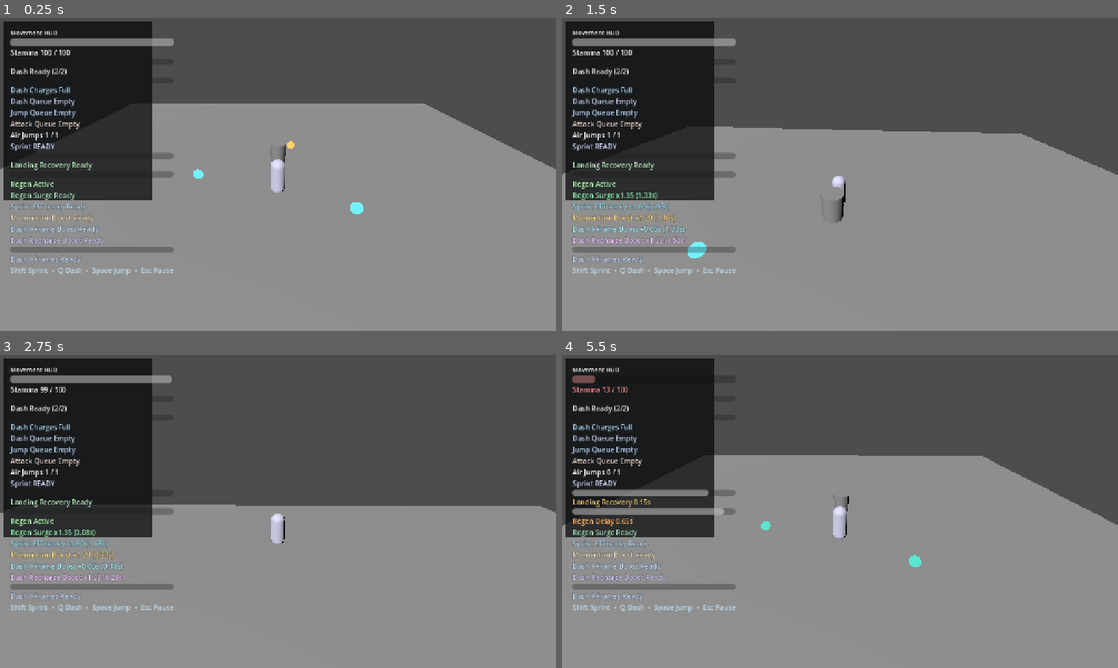
Above: before the commit, frames 1-4 (two rows, left to right).
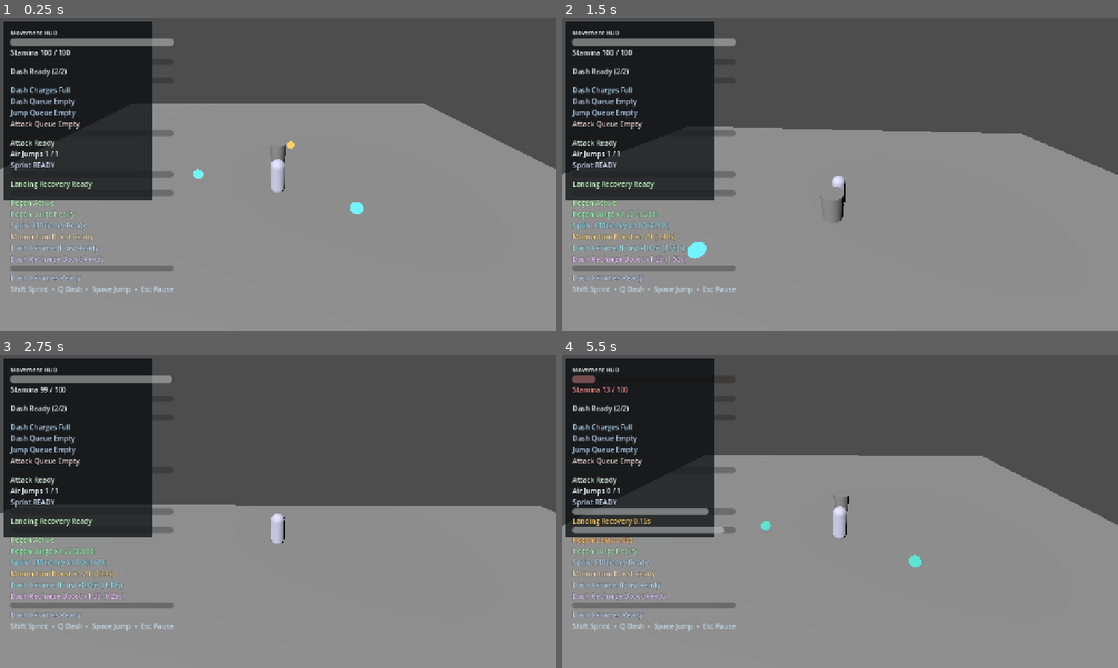
Above: after the commit, the same moments.

Repository: thegoatleroyjenkins/arpg-game
Game: Godot game, scene res://prototype3d/main_3d.tscn
The game is run twice, just before and just after one commit, with the same random seed, the same clock (stepped at 60 frames per second) and the same inputs. This scene is started directly instead of the project's main scene.
Inputs (mouse positions are in pixels of both pictures, inside the frame that each line leads up to):
- Up to frame 1 (0.25 s): no input
- Up to frame 2 (1.5 s): tap Enter (ui_accept) at 0.5 s; move the mouse to (867, 174) at 0.52 s; press the mouse at (867, 174) at 0.53 s; hold W (move_up) from 0.53 s (still down); tap Space (jump) at 0.77 s; move the mouse to (812, 174) at 1.27 s; release the mouse at (812, 174) at 1.28 s; click (812, 174) at 1.35 s
- Up to frame 3 (2.75 s): keep holding W (move_up); tap Space (jump) at 1.52 s; move the mouse to (289, 505) at 2.02 s; press the mouse at (289, 505) at 2.03 s; tap R (camera_recenter) at 2.1 s
- Up to frame 4 (5.5 s): keep holding W (move_up); move the mouse to (834, 517) at 2.77 s; release the mouse at (834, 517) at 2.78 s; tap Q (dash) at 2.85 s; tap Space (jump) at 3.02, 3.77, 4.52 s; click (834, 517) at 3.05 s; move the mouse to (878, 514) at 3.52 s; hold Shift (sprint) 3.53-4.28 s; click (878, 514) at 3.8 s; move the mouse to (795, 508) at 4.27 s; click (795, 508) at 4.35 s; move the mouse to (845, 511) at 5.02 s; press the mouse at (845, 511) at 5.03 s

The runs differ from the first frame. In frame 1, 3.4% of the frame differs, in the area x 1-32%, y 35-89%; in frame 2, 4.0%; in frame 3, 3.9%; in frame 4, 4.4%.

Commit message:
Add 3D light-attack cooldown HUD telemetry

Diff:
--- a/prototype3d/player_3d.gd
+++ b/prototype3d/player_3d.gd
@@ -16,6 +16,7 @@
 signal dash_buffer_changed(remaining: float, max_value: float)
 signal jump_buffer_changed(remaining: float, max_value: float)
 signal attack_buffer_changed(remaining: float, max_value: float)
+signal light_attack_cooldown_changed(remaining: float, max_value: float)
 signal dash_charges_changed(current: int, max_value: int)
 signal dash_charge_recharge_changed(remaining: float, max_value: float)
 signal air_jumps_changed(current: int, max_value: int)
@@ -116,6 +117,7 @@
 	_emit_dash_buffer_changed()
 	_emit_jump_buffer_changed()
 	_emit_attack_buffer_changed()
+	_emit_light_attack_cooldown_changed()
 	_emit_air_jumps_changed()
 	_emit_sprint_state_changed(true)
 	_emit_landing_recovery_changed()
@@ -155,7 +157,10 @@
 
 func _physics_process(delta: float) -> void:
 	var was_on_floor := is_on_floor()
+	var previous_light_attack_cooldown_left: float = light_attack_cooldown_left
 	light_attack_cooldown_left = max(0.0, light_attack_cooldown_left - delta)
+	if absf(previous_light_attack_cooldown_left - light_attack_cooldown_left) > 0.0001:
+		_emit_light_attack_cooldown_changed()
 	light_attack_lunge_left = max(0.0, light_attack_lunge_left - delta)
 	if light_attack_buffer_left > 0.0:
 		light_attack_buffer_left = max(0.0, light_attack_buffer_left - delta)
@@ -1074,6 +1079,7 @@
 		return false
 
 	light_attack_cooldown_left = max(0.01, light_attack_cooldown)
+	_emit_light_attack_cooldown_changed()
 	_start_light_attack_lunge(targets[0])
 	var cleave_falloff: float = clamp(tuning.light_attack_cleave_falloff_per_target, 0.0, 1.0)
 	var cleave_min_multiplier: float = clamp(tuning.light_attack_cleave_min_multiplier, 0.1, 1.0)
@@ -1199,6 +1205,12 @@
 func _emit_attack_buffer_changed() -> void:
 	attack_buffer_changed.emit(light_attack_buffer_left, _attack_buffer_max())
 
+func _light_attack_cooldown_max() -> float:
+	return max(0.01, max(0.0, light_attack_cooldown))
+
+func _emit_light_attack_cooldown_changed() -> void:
+	light_attack_cooldown_changed.emit(light_attack_cooldown_left, _light_attack_cooldown_max())
+
 func _emit_air_jumps_changed() -> void:
 	air_jumps_changed.emit(air_jumps_left, max(0, tuning.max_air_jumps))
 
--- a/prototype3d/stamina_hud_3d.gd
+++ b/prototype3d/stamina_hud_3d.gd
@@ -11,6 +11,8 @@
 @onready var dash_buffer_label: Label = $MarginContainer/VBoxContainer/DashBufferLabel
 @onready var jump_buffer_label: Label = get_node_or_null("MarginContainer/VBoxContainer/JumpBufferLabel") as Label
 @onready var attack_buffer_label: Label = get_node_or_null("MarginContainer/VBoxContainer/AttackBufferLabel") as Label
+@onready var attack_cooldown_bar: ProgressBar = get_node_or_null("MarginContainer/VBoxContainer/AttackCooldownBar") as ProgressBar
+@onready var attack_cooldown_label: Label = get_node_or_null("MarginContainer/VBoxContainer/AttackCooldownLabel") as Label
 @onready var air_jump_label: Label = $MarginContainer/VBoxContainer/AirJumpLabel
 @onready var sprint_state_label: Label = $MarginContainer/VBoxContainer/SprintStateLabel
 @onready var landing_recovery_bar: ProgressBar = $MarginContainer/VBoxContainer/LandingRecoveryBar
@@ -57,6 +59,9 @@
 	if not player.has_signal("attack_buffer_changed"):
 		push_warning("StaminaHud3D target does not expose attack_buffer_changed signal")
 		return
+	if not player.has_signal("light_attack_cooldown_changed"):
+		push_warning("StaminaHud3D target does not expose light_attack_cooldown_changed signal")
+		return
 	if not player.has_signal("dash_charges_changed"):
 		push_warning("StaminaHud3D target does not expose dash_charges_changed signal")
 		return
@@ -103,6 +108,7 @@
 	player.dash_buffer_changed.connect(_on_dash_buffer_changed)
 	player.jump_buffer_changed.connect(_on_jump_buffer_changed)
 	player.attack_buffer_changed.connect(_on_attack_buffer_changed)
+	player.light_attack_cooldown_changed.connect(_on_light_attack_cooldown_changed)
 	player.dash_charges_changed.connect(_on_dash_charges_changed)
 	player.air_jumps_changed.connect(_on_air_jumps_changed)
 	player.sprint_state_changed.connect(_on_sprint_state_changed)
@@ -121,6 +127,7 @@
 	var current_dash_buffer := float(player.get("dash_buffer_left"))
 	var current_jump_buffer := float(player.get("jump_buffer_left"))
 	var current_attack_buffer := float(player.get("light_attack_buffer_left"))
+	var current_attack_cooldown := float(player.get("light_attack_cooldown_left"))
 	var current_dash_charges := int(player.get("dash_charges"))
 	var current_air_jumps := int(player.get("air_jumps_left"))
 	var current_landing_recovery := float(player.get("landing_recovery_left"))
@@ -148,6 +155,7 @@
 	var max_dash_buffer := 0.15
 	var max_jump_buffer := 0.12
 	var max_attack_buffer := 0.14
+	var max_attack_cooldown := 0.35
 	var max_dash_charges := 1
 	var max_air_jumps := 0
 	var max_landing_recovery := 0.18
@@ -160,6 +168,7 @@
 		max_dash_buffer = max(0.01, float(tuning_resource.get("dash_input_buffer_time")))
 		max_jump_buffer = max(0.01, float(tuning_resource.get("jump_buffer_time")) + max(0.0, float(tuning_resource.get("jump_buffer_dash_bonus_time"))))
 		max_attack_buffer = max(0.01, float(tuning_resource.get("light_attack_input_buffer_time")))
+		max_attack_cooldown = max(0.01, float(player.call("_light_attack_cooldown_max")))
 		max_dash_charges = max(1, int(tuning_resource.get("dash_max_charges")))
 		max_air_jumps = max(0, int(tuning_resource.get("max_air_jumps")))
 		max_landing_recovery = max(0.01, float(tuning_resource.get("hard_landing_recovery_time")))
@@ -204,6 +213,22 @@
 		attack_buffer_label.text = "Attack Queue Empty"
 		vbox.add_child(attack_buffer_label)
 		vbox.move_child(attack_buffer_label, jump_buffer_label.get_index() + 1)
+	if attack_cooldown_bar == null:
+		var vbox: VBoxContainer = $MarginContainer/VBoxContainer
+		attack_cooldown_bar = ProgressBar.new()
+		attack_cooldown_bar.name = "AttackCooldownBar"
+		attack_cooldown_bar.show_percentage = false
+		attack_cooldown_bar.max_value = 1.0
+		attack_cooldown_bar.value = 0.0
+		vbox.add_child(attack_cooldown_bar)
+		vbox.move_child(attack_cooldown_bar, attack_buffer_label.get_index() + 1)
+	if attack_cooldown_label == null:
+		var vbox: VBoxContainer = $MarginContainer/VBoxContainer
+		attack_cooldown_label = Label.new()
+		attack_cooldown_label.name = "AttackCooldownLabel"
+		attack_cooldown_label.text = "Attack Ready"
+		vbox.add_child(attack_cooldown_label)
+		vbox.move_child(attack_cooldown_label, attack_cooldown_bar.get_index() + 1)
 	stamina_warning_label.visible = false
 	stamina_warning_label.modulate = Color(1.0, 0.45, 0.35)
 	_apply_readability_theme()
@@ -215,6 +240,7 @@
 	_on_dash_buffer_changed(current_dash_buffer, max_dash_buffer)
 	_on_jump_buffer_changed(current_jump_buffer, max_jump_buffer)
 	_on_attack_buffer_changed(current_attack_buffer, max_attack_buffer)
+	_on_light_attack_cooldown_changed(current_attack_cooldown, max_attack_cooldown)
 	_on_air_jumps_changed(current_air_jumps, max_air_jumps)
 	_on_sprint_state_changed(bool(player.get("sprinting_now")), bool(player.get("sprint_exhausted")))
 	_on_landing_recovery_changed(current_landing_recovery, max_landing_recovery)
@@ -245,6 +271,7 @@
 		dash_buffer_label,
 		jump_buffer_label,
 		attack_buffer_label,
+		attack_cooldown_label,
 		air_jump_label,
 		sprint_state_label,
 		landing_recovery_label,
@@ -268,6 +295,7 @@
 		stamina_bar,
 		dash_cooldown_bar,
 		dash_charge_recharge_bar,
+		attack_cooldown_bar,
 		landing_recovery_bar,
 		stamina_regen_delay_bar,
 		dash_invulnerability_bar,
@@ -346,6 +374,18 @@
 		attack_buffer_label.text = "Attack Queue Empty"
 		attack_buffer_label.modulate = Color(0.9, 0.82, 0.78)
 
+func _on_light_attack_cooldown_changed(remaining: float, max_value: float) -> void:
+	if attack_cooldown_bar == null or attack_cooldown_label == null:
+		return
+	attack_cooldown_bar.max_value = max(0.01, max_value)
+	attack_cooldown_bar.value = clamp(remaining, 0.0, attack_cooldown_bar.max_value)
+	if remaining > 0.01:
+		attack_cooldown_label.text = "Attack Cooldown %.2fs" % remaining
+		attack_cooldown_label.modulate = Color(1.0, 0.72, 0.55)
+	else:
+		attack_cooldown_label.text = "Attack Ready"
+		attack_cooldown_label.modulate = Color(0.88, 0.96, 0.88)
+
 func _on_air_jumps_changed(current: int, max_value: int) -> void:
 	var clamped_max: int = max(0, max_value)
 	var clamped_current: int = clampi(current, 0, clamped_max)
Not shown, changed: README.md
